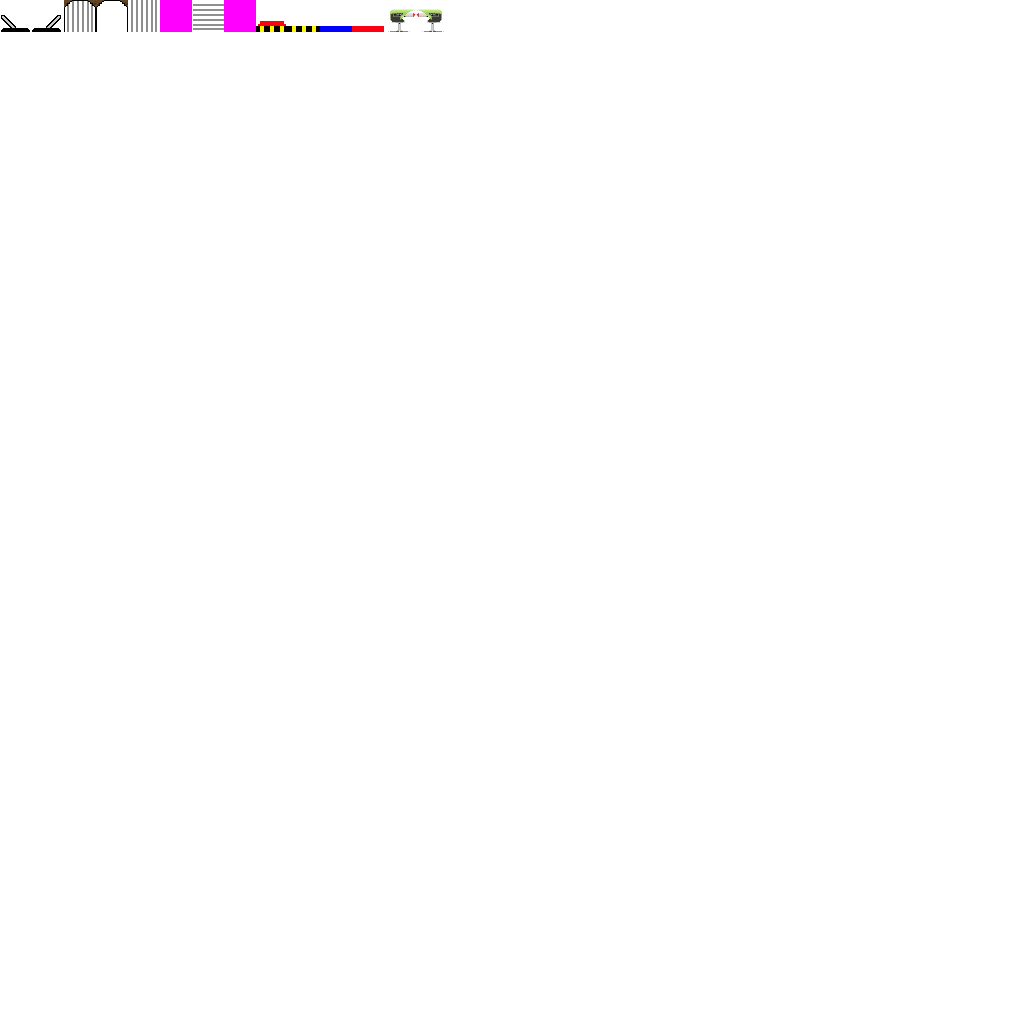
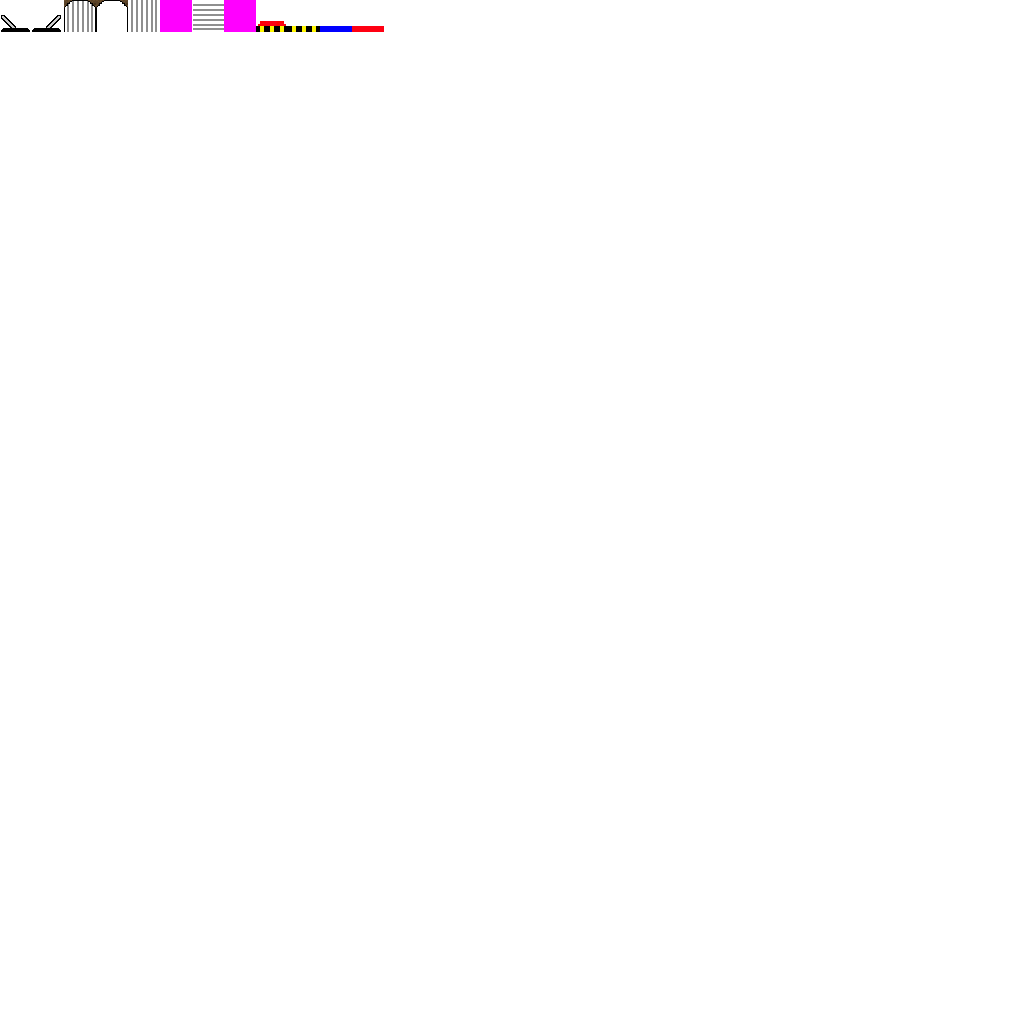
Layer changes from the first (1024, 1024) image to the second:
painted on "Pasted Layer" over [388, 9, 444, 32]
